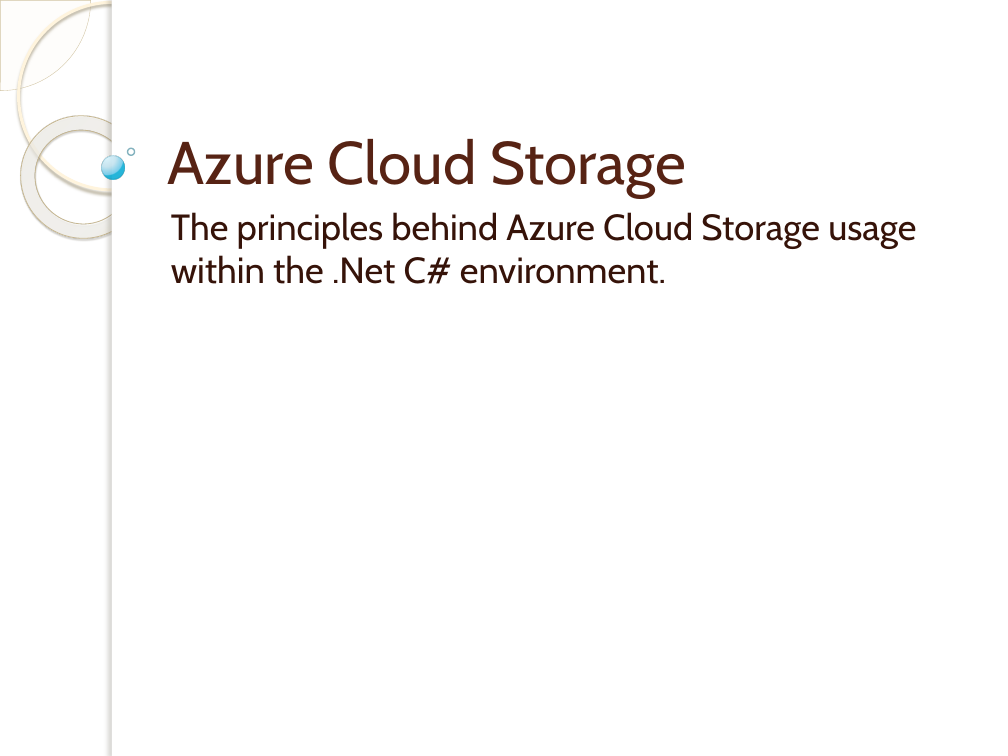
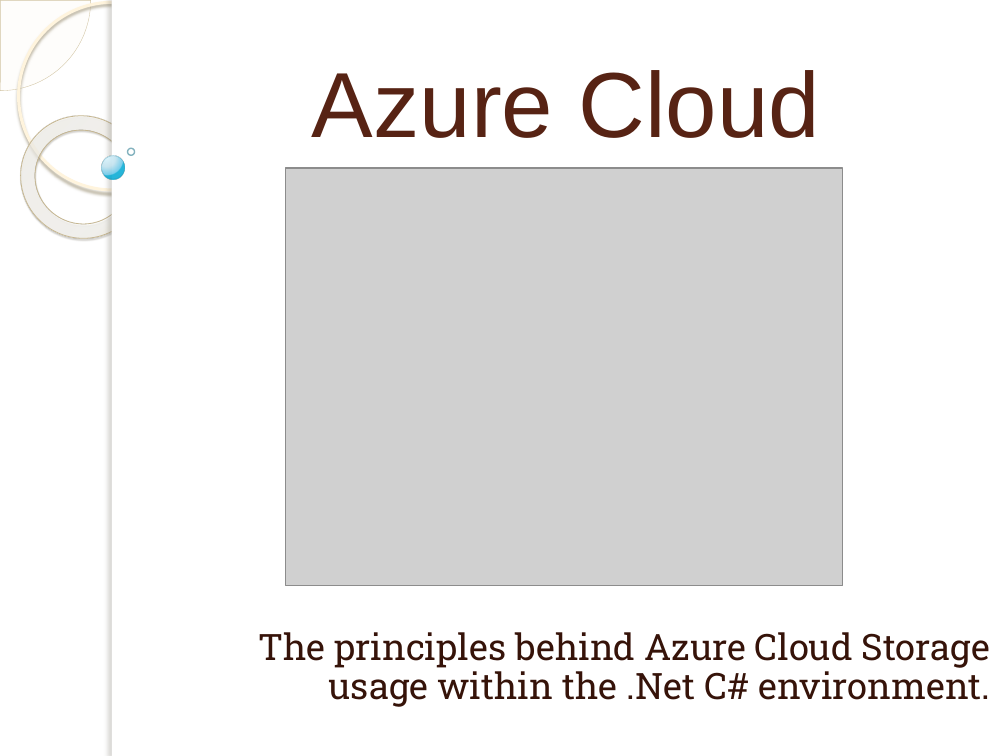
Before and after one commit to plwest-atmark/RealTimeWebAppDev, a slide deck: slide 1 of Chapter04/AzureStorageTest_Example/AzureStorageTest_Example/Azure Cloud Storage.pptx. Drawn at 1008x756 pixels with LibreOffice and Linux fonts; fonts in the diff are those of the drawing; grey boxes stand for pictures; background and template pictures are left out. Boxes give left, top, right and bottom in pixels: in the first picture for what was removed or moved away, otherwise in the second. Text is boxed around its words. In the diff, an @@ line names an element or a change of style, - is before the commit and + after.

```diff
--- a/Chapter04/AzureStorageTest_Example/AzureStorageTest_Example/Azure Cloud Storage.pptx
+++ b/Chapter04/AzureStorageTest_Example/AzureStorageTest_Example/Azure Cloud Storage.pptx
@@ title "Azure Cloud Storage" at [312, 70, 820, 267]: size 43 to 66 pt, font Cabin to Arial; alignment left to centre; vertical alignment bottom to top @@
@@ picture added at [285, 168, 843, 587] @@
@@ subtitle "The principles behind Azure Cloud ...": place and size @@
-subtitle "The principles behind Azure Cloud ..." at [171, 212, 916, 284]
+subtitle "The principles behind Azure Cloud ..." at [258, 632, 990, 707]
@@ subtitle "The principles behind Azure Cloud ..." at [258, 632, 990, 707]: font Cabin to Roboto Slab; alignment left to right; line spacing 1 to 0.9 @@
```
Also in this commit, not shown: 14 other slides changed, 26 slides added, 1 other file.
